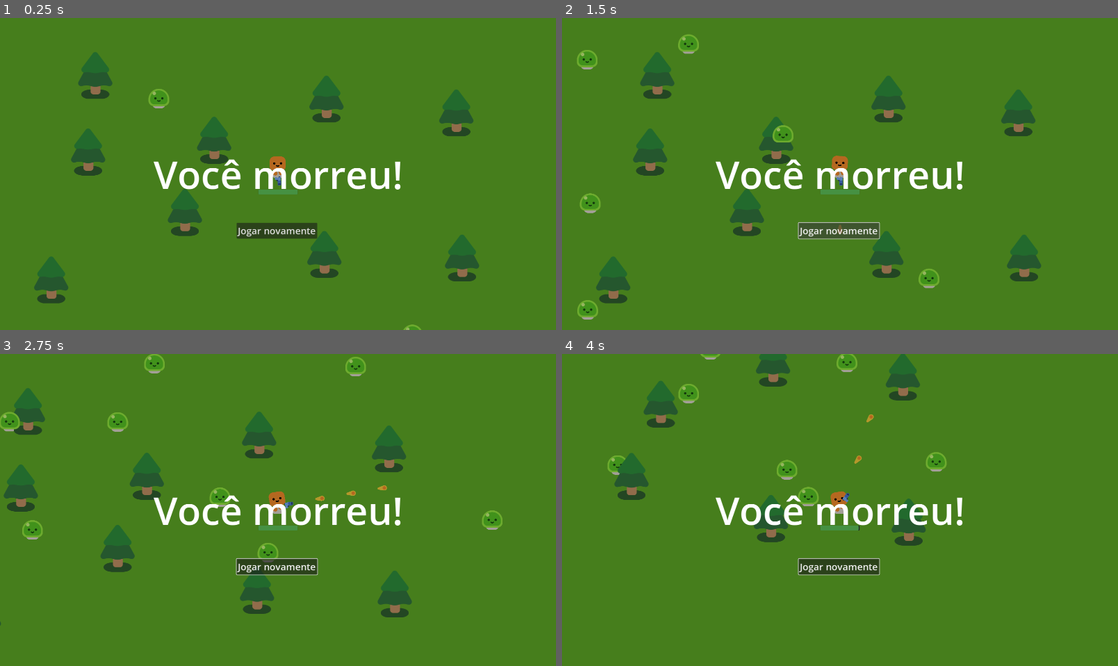
Above: before the commit, frames 1-4 (two rows, left to right).
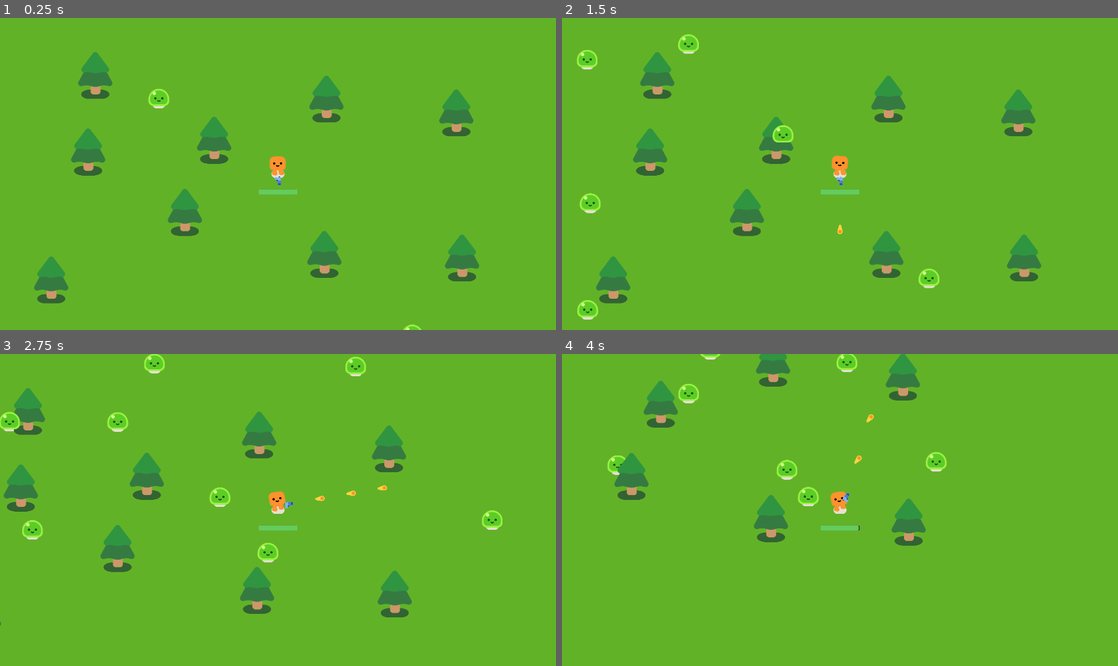
Above: after the commit, the same moments.

Repository: ferr-ffk/vampire-survivor
Game: Godot game, scene res://scenes/survivor.tscn
Two runs of this game, one before a commit and one after it. Both use one fixed random seed, a clock stepped at 60 frames per second and the inputs below.
Inputs (mouse positions are in pixels of both pictures, inside the frame that each line leads up to):
- Up to frame 1 (0.25 s): no input
- Up to frame 2 (1.5 s): click (840, 230) at 0.5 s, where only the run before the commit has a clickable "Jogar novamente"; click (840, 230) at 1.25 s, where only the run before the commit has a clickable "Jogar novamente"
- Up to frame 3 (2.75 s): move the mouse to (400, 494) at 2.02 s; press the mouse at (400, 494) at 2.03 s; hold D (move_right) from 2.03 s (still down)
- Up to frame 4 (4 s): move the mouse to (728, 525) at 2.77 s; release D (move_right) at 2.78 s; release the mouse at (728, 525) at 2.78 s; hold S (move_down) 2.78-3.53 s; click (728, 525) at 2.85 s; move the mouse to (895, 441) at 3.52 s; press the mouse at (895, 441) at 3.53 s; hold D (move_right) from 3.53 s (still down)

The runs differ from the first frame. In frame 1, 100% of the frame differs, in the area x 0-100%, y 0-100%; in frame 2, 100%; in frame 3, 100%; in frame 4, 100%.

Commit message:
Atualizar cena GameOver

Diff:
--- a/scenes/Main.gd
+++ b/scenes/Main.gd
@@ -22,10 +22,12 @@
 
 func _on_player_vida_zerada():
 	%GameOverScreen.visible = true
+	# pausa o jogo
+	Engine.time_scale = 0
 
-	get_tree().paused = true
-
-
-
-func _on_play_again_button_pressed():
-	pass
+func _on_play_again_pressed():
+	# retoma o jogo
+	Engine.time_scale = 1
+	%GameOverScreen.visible = false
+	print("pressionado")
+	get_tree().change_scene_to_file("res://scenes/survivor.tscn")
--- a/scenes/survivor.tscn
+++ b/scenes/survivor.tscn
@@ -17,6 +17,7 @@
 
 [node name="GameOverScreen" type="CanvasLayer" parent="."]
 unique_name_in_owner = true
+visible = false
 
 [node name="ColorRect" type="ColorRect" parent="GameOverScreen"]
 anchors_preset = 8
@@ -50,17 +51,17 @@
 horizontal_alignment = 1
 vertical_alignment = 1
 
-[node name="PlayAgainButton" type="Button" parent="GameOverScreen/ColorRect"]
+[node name="PlayAgain" type="Button" parent="GameOverScreen/ColorRect"]
 layout_mode = 1
 anchors_preset = 8
 anchor_left = 0.5
 anchor_top = 0.5
 anchor_right = 0.5
 anchor_bottom = 0.5
-offset_left = -136.0
-offset_top = 160.0
-offset_right = 128.0
-offset_bottom = 212.0
+offset_left = -177.0
+offset_top = 149.0
+offset_right = 169.0
+offset_bottom = 223.0
 grow_horizontal = 2
 grow_vertical = 2
 theme_override_font_sizes/font_size = 31
@@ -130,6 +131,6 @@
 wait_time = 2.0
 autostart = true
 
-[connection signal="pressed" from="GameOverScreen/ColorRect/PlayAgainButton" to="." method="_on_play_again_button_pressed"]
+[connection signal="pressed" from="GameOverScreen/ColorRect/PlayAgain" to="." method="_on_play_again_pressed"]
 [connection signal="vida_zerada" from="Player" to="." method="_on_player_vida_zerada"]
 [connection signal="timeout" from="Timer" to="." method="_on_timer_timeout"]
